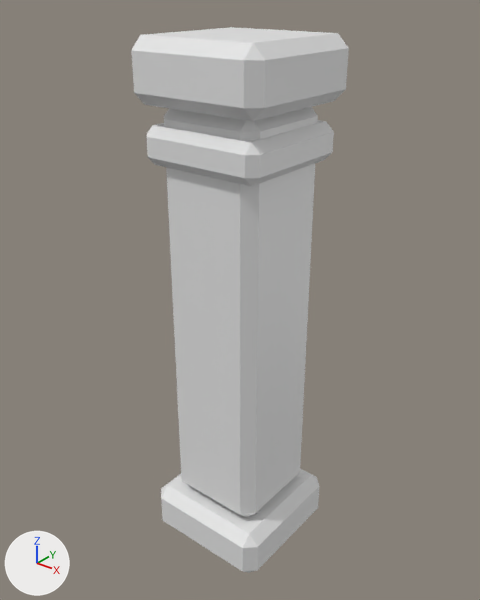
An edit to the glTF model src/game/models/bridge/bridge-railing-post.glb, drawn before and after from the same camera.
The view is the same before and after, from a 50 mm camera at (0.267, -0.334, 0.221) aimed at (-0.004, 0.004, 0.011). Lighting does not change. The marker at lower left points along +X, +Y and +Z. The older version comes first.

Objects in the first picture: 'BridgeRailingPost'.
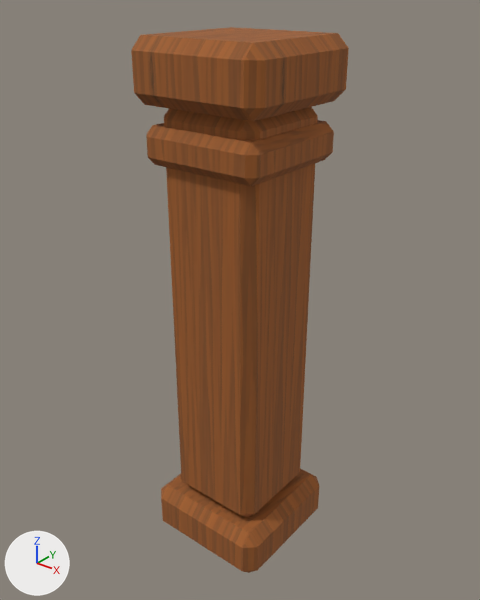
Changed parts and their boxes [x1, y1, x2, y2] in the pictures (480 x 600 px):
'BridgeRailingPost', recoloured (white to brown): [131, 27, 349, 573] in both

The change in detail:
Picture 'timber-grain' (img_timber_grain) is new.
Material 'Bridge shared oak timber' (mat_bridge_shared_oak_timber) is new.
Its texture is img_timber_grain.
Its roughness is 0.9.
me_bridgerailingpostmesh has 96 vertices, 176 faces and spans x -0.05..0.05, y -0.05..0.05, z -0.19..0.19.
me_bridgerailingpostmesh no longer uses material mat_bridge_railing_placeholder (white #e7e7e7).
me_bridgerailingpostmesh gains material mat_bridge_shared_oak_timber (picture img_timber_grain).
